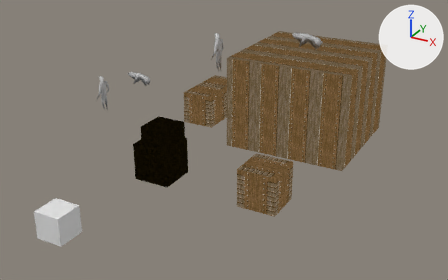
Renders of the Blender file levelwuvmap.blend from each side of a commit.
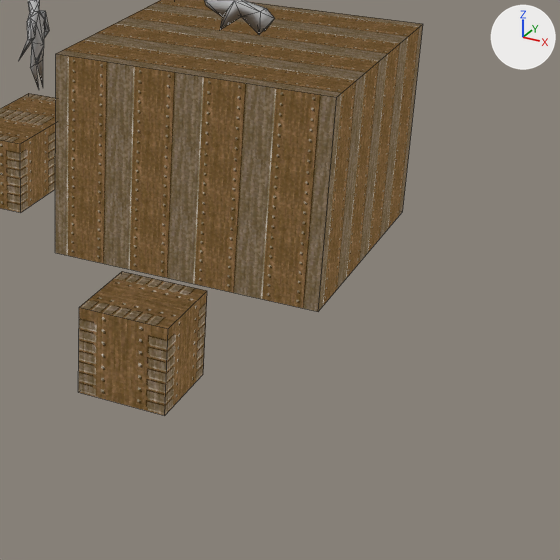
There are two pictures of each version: one whole from a camera (50 mm lens) standing at (11.03, -14.61, 8.48) and looking at (2.32, 1.23, 0.56), one close up on the part from 45% to 100% of the width and 12% to 100% of the height. Lighting does not change. The marker at upper right points along +X, +Y and +Z. The close-ups show mesh edges as thin lines.
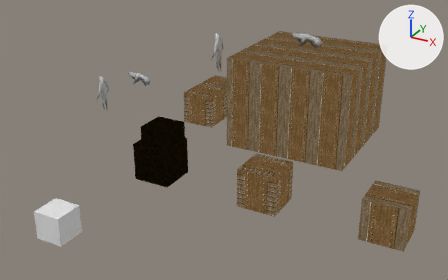
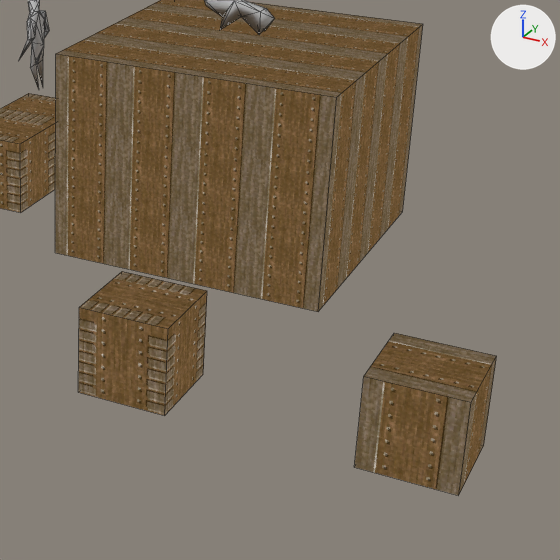
What differs and where, as boxes [x1, y1, x2, y2] in the close-ups (560 x 560 px):
```json
{"object": "Cube2", "change": "added", "after": [354, 333, 497, 496]}
```

Edits to the scene script, one JSON object a line:
```json
{"op": "add", "block": "me_cube2_001", "code": ["me_cube2_001 = bpy.data.meshes.new('Cube2.001')", "me_cube2_001.from_pydata(...)  # a box spanning x 0.0..1.0, y 0.0..1.0, z 0.0..1.0", "me_cube2_001.materials.append(mat_cube2)"]}
{"op": "add", "block": "ob_cube2", "code": ["ob_cube2 = bpy.data.objects.new('Cube2', me_cube2_001)", "ob_cube2.location = (8.0, -3.0, 1.0)"]}
```
